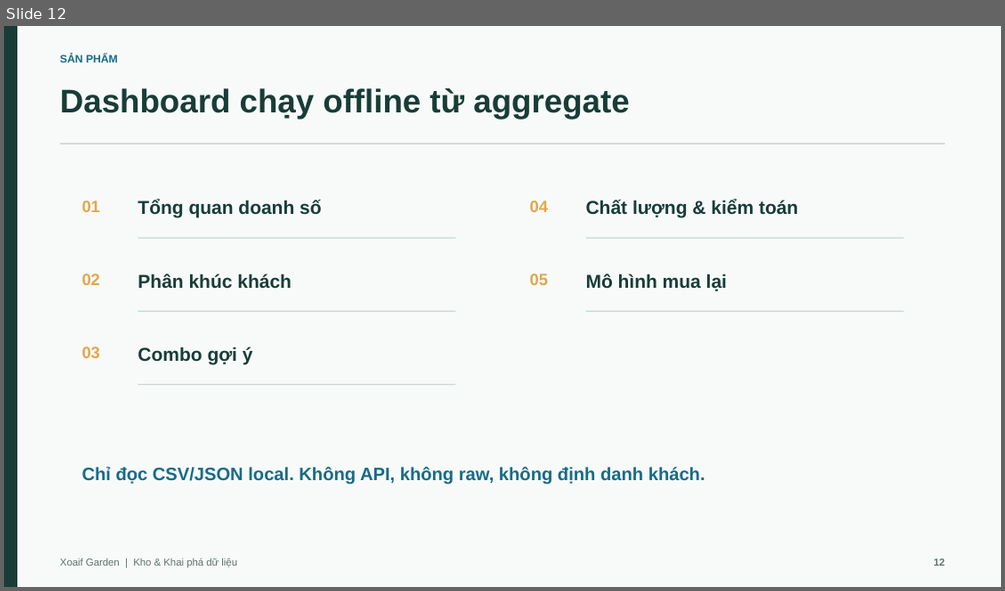
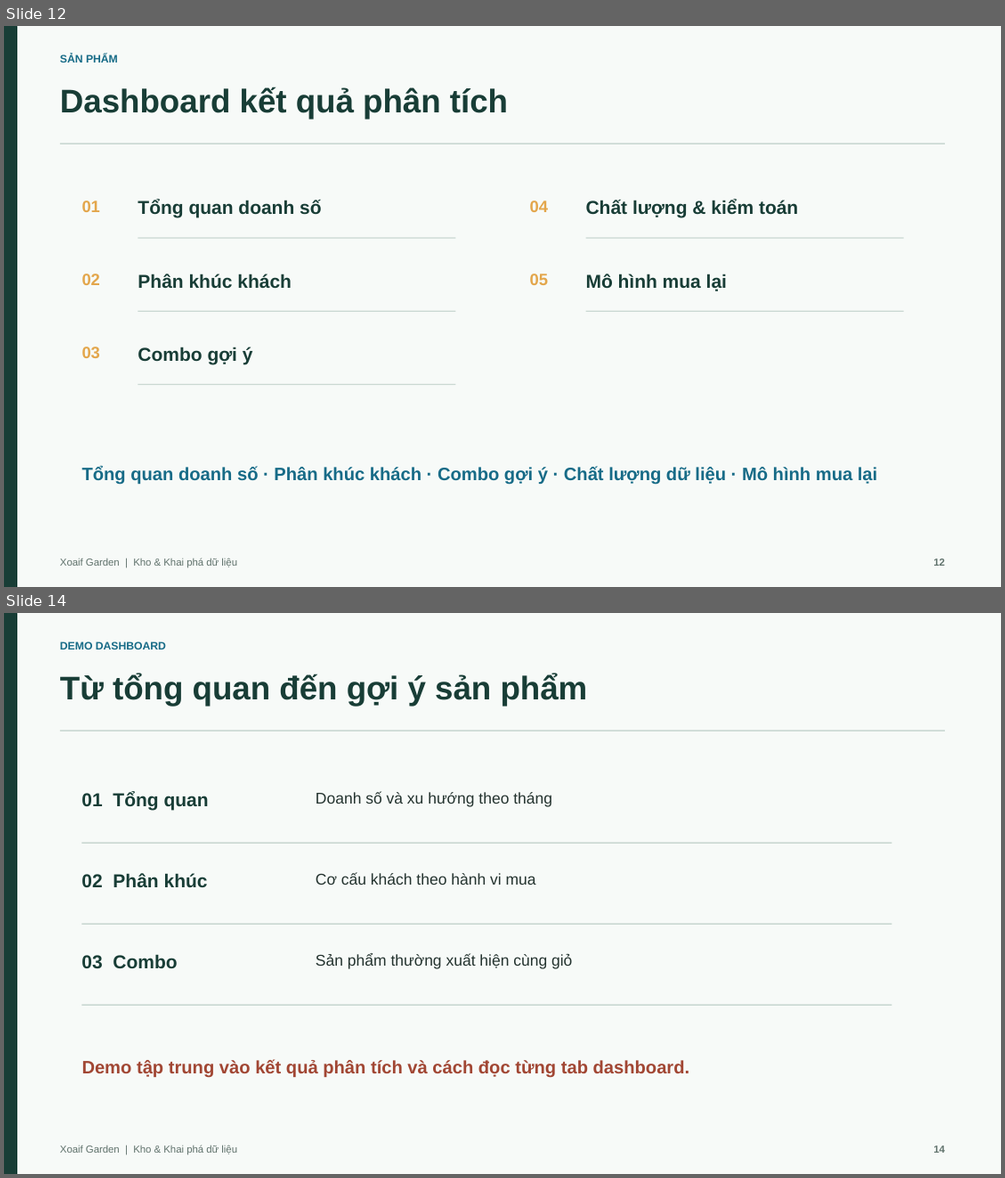
Before and after one commit to nguyenducanh03112005/Xoaif, a slide deck: slides/Xoaif_Final.pptx. Shown one above the other, each under a label of ours: slide 12 before the commit, slides 12 and 14 after it; the slides between them are not shown. The pictures are 1005x591 and 1005x1178 pixels, drawn with LibreOffice and Linux fonts; fonts in the diff are those of the drawing. Boxes give left, top, right and bottom in pixels: in the first picture for what was removed or moved away, otherwise in the second. Text is boxed around its words. In the diff, an @@ line names an element or a change of style, - is before the commit and + after.

```diff
--- a/slides/Xoaif_Final.pptx
+++ b/slides/Xoaif_Final.pptx
@@ slide 14 added at (x1=4, y1=613, x2=1001, y2=1174), background #F7FAF8 @@
@@ rectangle added at (x1=4, y1=613, x2=16, y2=1174), fill #183D36, outline #183D36 0.75 pt @@
@@ text added at (x1=60, y1=641, x2=166, y2=649), 10.5 pt, text #176B87, bold @@
+DEMO DASHBOARD
@@ text added at (x1=60, y1=674, x2=588, y2=706), 31.5 pt, text #183D36, bold @@
+Từ tổng quan đến gợi ý sản phẩm
@@ line added from (60, 730) to (945, 730), #CAD8D2 1.13 pt @@
@@ text added at (x1=81, y1=792, x2=209, y2=811), 18 pt, text #183D36, bold @@
+01 Tổng quan
@@ text added at (x1=316, y1=791, x2=552, y2=807), 15 pt, text #24332F @@
+Doanh số và xu hướng theo tháng
@@ line added from (81, 843) to (892, 843), #CAD8D2 1.13 pt @@
@@ text added at (x1=81, y1=873, x2=208, y2=887), 18 pt, text #183D36, bold @@
+02 Phân khúc
@@ text added at (x1=316, y1=873, x2=536, y2=884), 15 pt, text #24332F @@
+Cơ cấu khách theo hành vi mua
@@ line added from (81, 925) to (892, 925), #CAD8D2 1.13 pt @@
@@ text added at (x1=81, y1=954, x2=177, y2=969), 18 pt, text #183D36, bold @@
+03 Combo
@@ text added at (x1=316, y1=953, x2=572, y2=969), 15 pt, text #24332F @@
+Sản phẩm thường xuất hiện cùng giỏ
@@ line added from (81, 1005) to (892, 1005), #CAD8D2 1.13 pt @@
@@ text added at (x1=82, y1=1059, x2=690, y2=1078), 17.2 pt, text #A14633, bold @@
+Demo tập trung vào kết quả phân tích và cách đọc từng tab dashboard.
@@ text added at (x1=60, y1=1144, x2=237, y2=1155), 9.8 pt, text #61736D @@
+Xoaif Garden | Kho & Khai phá dữ liệu
@@ text added at (x1=933, y1=1145, x2=945, y2=1152), 9.8 pt, text #61736D, bold @@
+14
@@ slide 12 changed as well @@
@@ text at (x1=60, y1=87, x2=508, y2=119): text changed @@
-Dashboard chạy offline từ aggregate
+Dashboard kết quả phân tích
@@ text at (x1=82, y1=466, x2=877, y2=484): text changed @@
-Chỉ đọc CSV/JSON local. Không API, không raw, không định danh khách.
+Tổng quan doanh số · Phân khúc khách · Combo gợi ý · Chất lượng dữ liệu · Mô hình mua lại
```
Also in this commit, not shown: 12 other slides changed, 1 slide removed, 7 other files.
